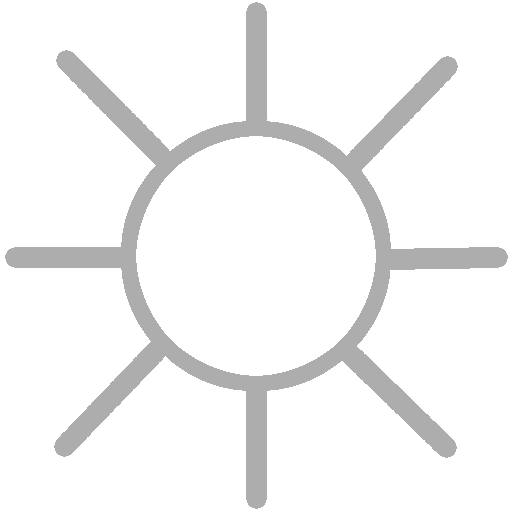
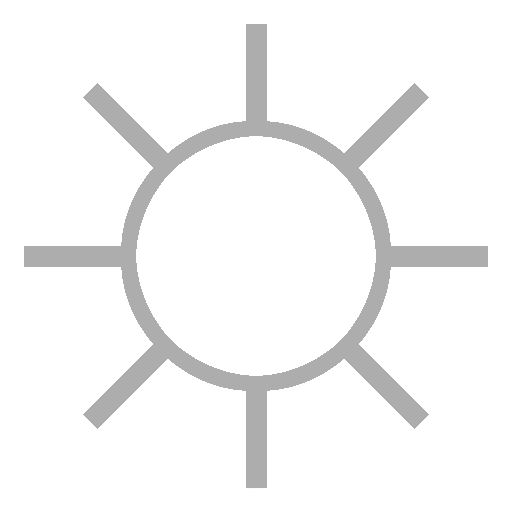
Before/after of a w=512, h=512 layered artwork. What changed in the layer stack:
added layer "Layer #3" above "Layer #2" over (24, 50, 489, 489)
hid "Layer #2" over (5, 2, 508, 509)
